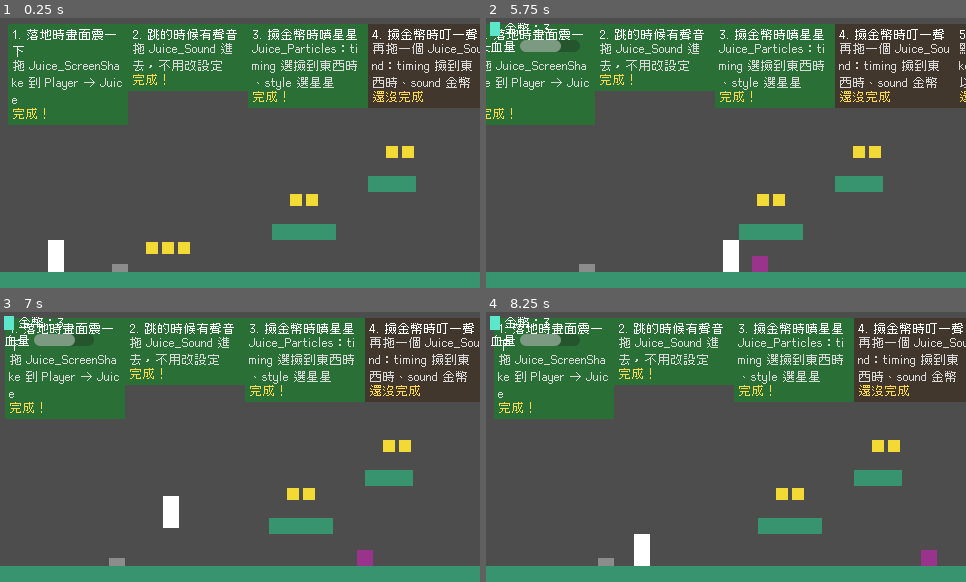
Above: before the commit, frames 1-4 (two rows, left to right).
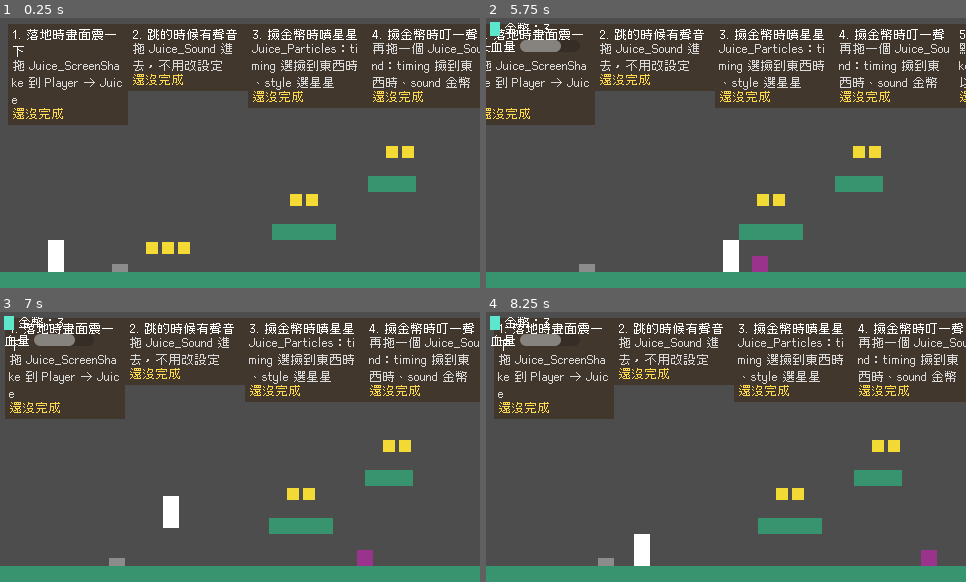
Above: after the commit, the same moments.

Repository: NTUT-NGDC/2D-Platformer-Template
Game: Godot game, scene res://levels/_starts/W3_JuicePractice.tscn
Same seed, same stepped clock (60 frames per second), same inputs: the game is played once before the commit and once after it. This scene is started directly instead of the project's main scene. Sound files missing from this copy of the repository are replaced by a short silence.
Inputs (mouse positions are in pixels of both pictures, inside the frame that each line leads up to):
- Up to frame 1 (0.25 s): no input
- Up to frame 2 (5.75 s): tap Enter at 0.5 s; move the mouse to (831, 139) at 0.52 s; hold Right (move_right) 0.53-1.25 s; tap F at 0.6 s; click (831, 139) at 0.67 s; tap Space (jump) at 0.77, 3.77 s; drag from (630, 166) to (783, 198) at 1.27 s; move the mouse to (774, 93) at 2.02 s; hold Left (move_left) 2.03-2.75 s; tap Ctrl at 2.1 s; drag from (702, 207) to (894, 153) at 2.77 s; move the mouse to (870, 193) at 3.52 s; hold Right (move_right) 3.53-4.25 s; tap 0 at 3.6 s; drag from (582, 112) to (879, 153) at 4.27 s; move the mouse to (750, 153) at 5.02 s; hold Right (move_right) from 5.03 s (still down); tap E at 5.1 s; click (750, 153) at 5.17 s
- Up to frame 3 (7 s): release Right (move_right) at 5.75 s; drag from (168, 379) to (388, 447) at 5.77 s; move the mouse to (345, 433) at 6.52 s; hold Left (move_left) from 6.53 s (still down); tap C at 6.6 s; tap Space (jump) at 6.77 s
- Up to frame 4 (8.25 s): release Left (move_left) at 7.25 s; drag from (630, 460) to (870, 557) at 7.27 s; move the mouse to (774, 387) at 8.02 s; hold Right (move_right) from 8.03 s (still down); tap 1 at 8.1 s

The runs differ from the first frame. In frame 1, 21% of the frame differs, in the area x 1-77%, y 2-40%; in frame 2, 19%; in frame 3, 20%; in frame 4, 20%.

Commit message:
U159 修正：練習關 W3_JuicePractice 的 Player → Juice 清空（移除測試時留下的 Juice_Sound、Juice_ScreenShake、Juice_Particles）
Co-Authored-By: Claude Opus 5.5 <noreply@anthropic.com>

Diff:
--- a/levels/_starts/W3_JuicePractice.tscn
+++ b/levels/_starts/W3_JuicePractice.tscn
@@ -10,11 +10,8 @@
 [ext_resource type="PackedScene" path="res://blocks/KeySettings.tscn" id="8"]
 [ext_resource type="PackedScene" path="res://blocks/Pickup.tscn" id="9"]
 [ext_resource type="PackedScene" path="res://blocks/Enemy.tscn" id="10"]
-[ext_resource type="PackedScene" path="res://juice/Juice_Sound.tscn" id="10_7a3eq"]
-[ext_resource type="PackedScene" path="res://juice/Juice_ScreenShake.tscn" id="10_36dyw"]
 [ext_resource type="PackedScene" path="res://blocks/Spike.tscn" id="11"]
 [ext_resource type="PackedScene" path="res://blocks/Goal.tscn" id="12"]
-[ext_resource type="PackedScene" path="res://juice/Juice_Particles.tscn" id="12_1hkpe"]
 [ext_resource type="PackedScene" path="res://blocks/ClearScreen.tscn" id="13"]
 [ext_resource type="PackedScene" path="res://abilities/Ability_Melee.tscn" id="14"]
 [ext_resource type="PackedScene" path="res://blocks/Button.tscn" id="15"]
@@ -100,14 +97,6 @@
 
 [node name="Juice" type="Node2D" parent="Player" unique_id=528486991]
 
-[node name="Juice_Sound" parent="Player/Juice" unique_id=1536796457 instance=ExtResource("10_7a3eq")]
-
-[node name="Juice_ScreenShake" parent="Player/Juice" unique_id=531039929 instance=ExtResource("10_36dyw")]
-
-[node name="Juice_Particles" parent="Player/Juice" unique_id=1450424245 instance=ExtResource("12_1hkpe")]
-style = 2
-timing = 10
-
 [node name="Abilities" type="Node2D" parent="Player" unique_id=2059169590]
 
 [node name="Ability_Melee" parent="Player/Abilities" unique_id=486836771 instance=ExtResource("14")]
